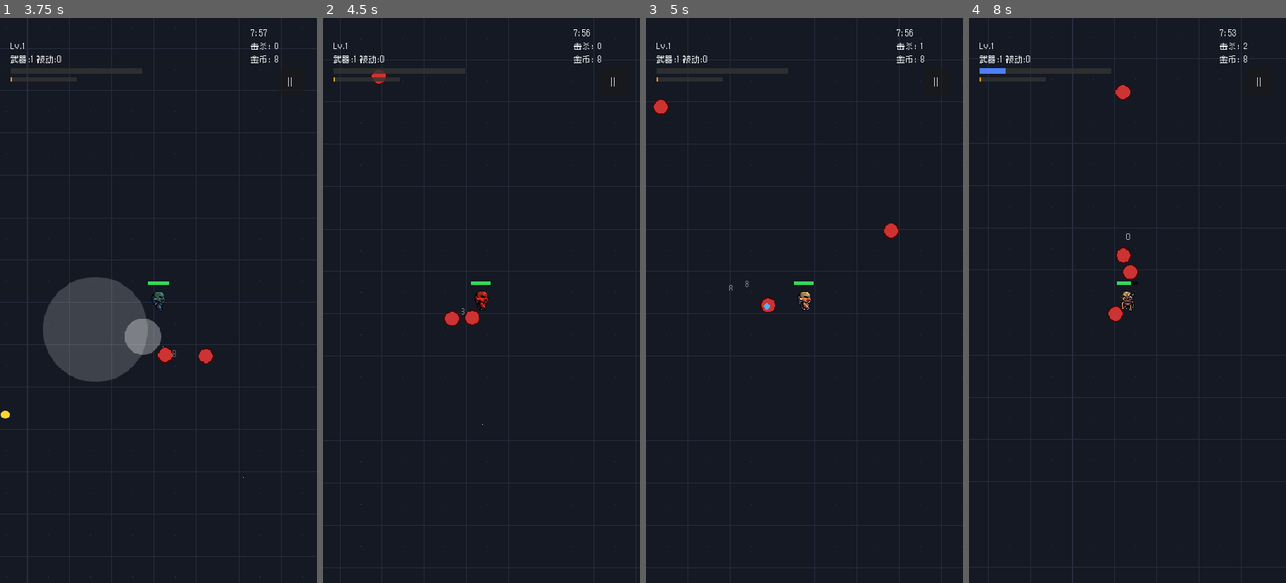
Above: before the commit, frames 1-4 (left to right).
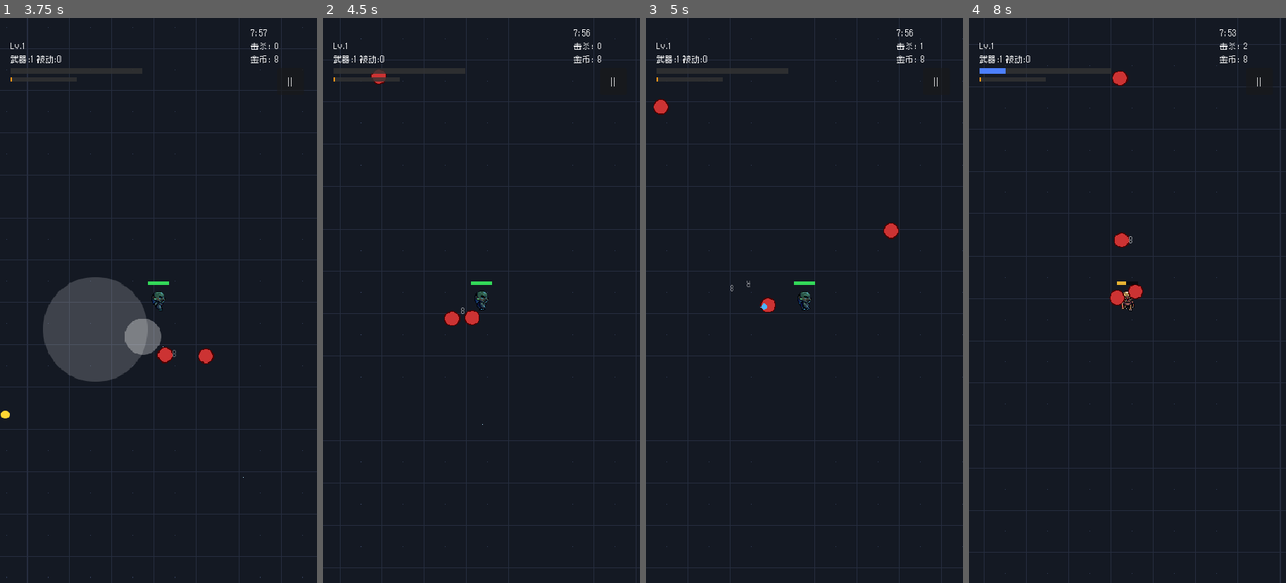
Above: after the commit, the same moments.

Repository: rare1fy/awooa-epic
Game: Godot game, scene res://scenes/main_menu/main_menu.tscn
Two runs of this game, one before a commit and one after it. Both use one fixed random seed, a clock stepped at 60 frames per second and the inputs below.
Inputs (mouse positions are in pixels of both pictures, inside the frame that each line leads up to):
- Up to frame 1 (3.75 s): click "Quick Start" at 0.5 s; click "||" at 1.25 s; click "继续" at 2 s; move the mouse to (228, 272) at 2.77 s; hold D 2.78-3.5 s; click (228, 272) at 2.92 s; drag from (95, 328) to (183, 294) at 3.52 s
- Up to frame 2 (4.5 s): move the mouse to (513, 176) at 4.27 s; hold D from 4.28 s (still down)
- Up to frame 3 (5 s): keep holding D
- Up to frame 4 (8 s): release D at 5 s; drag from (1111, 413) to (1032, 215) at 5.02 s; move the mouse to (1222, 385) at 5.77 s; hold A 5.78-6.5 s; drag from (1032, 215) to (1270, 289) at 6.52 s; move the mouse to (1143, 300) at 7.27 s; hold S from 7.28 s (still down); click (1143, 300) at 7.42 s

Frame 1 is identical in both runs. In frame 2, less than 0.1% of the frame differs, in the area x 43-54%, y 46-53%; in frame 3, 0.1%; in frame 4, 7.3%, in the area x 0-100%, y 0-100%.

Commit message:
战斗手感重构：缩小敌我碰撞体可贴脸围堵、砍掉超速冲刺怪、接触伤害x2.6(满血约4-5下死)、无敌帧0.4s

Diff:
--- a/scenes/battle/battle.gd
+++ b/scenes/battle/battle.gd
@@ -426,7 +426,7 @@
 			data.speed = 70.0
 			data.exp_drop = 3
 			data.color = Color(0.8, 0.8, 0.9, 1.0)  # 银甲白
-			data.dash_speed_mult = 3.0
+			data.dash_speed_mult = 1.7
 			data.dash_interval = 3.0
 			data.dash_duration = 0.4
 		else:
@@ -469,7 +469,7 @@
 			data.speed = 75.0
 			data.exp_drop = 4
 			data.color = Color(1.0, 0.85, 0.2, 1.0)  # 圣光金
-			data.dash_speed_mult = 3.5
+			data.dash_speed_mult = 1.8
 			data.dash_interval = 2.5
 			data.dash_duration = 0.5
 		elif roll < 0.65:
--- a/scenes/battle/enemies/enemy.gd
+++ b/scenes/battle/enemies/enemy.gd
@@ -19,6 +19,8 @@
 ## 碰撞伤害冷却
 var _damage_cooldown: float = 0.0
 const DAMAGE_INTERVAL: float = 0.5
+## 接触伤害倍率：放大贴身碰撞伤害，使玩家满血约 4~5 下被击杀（不影响远程弹道伤害）
+const CONTACT_DAMAGE_MULT: float = 2.6
 
 ## 受击闪白
 var _flash_timer: float = 0.0
@@ -38,7 +40,7 @@
 var _dash_timer: float = 0.0
 var _dash_interval: float = 3.0
 var _dash_duration: float = 0.4
-var _dash_speed_mult: float = 3.0
+var _dash_speed_mult: float = 1.7
 var _is_dashing: bool = false
 var _dash_elapsed: float = 0.0
 var _dash_direction: Vector2 = Vector2.ZERO
@@ -233,7 +235,7 @@
 		sin(_circle_angle) * _circle_radius
 	)
 	var direction := global_position.direction_to(target_pos)
-	velocity = direction * spd * 1.2
+	velocity = direction * spd * 0.9
 
 
 func _behavior_dash(delta: float, spd: float) -> void:
@@ -283,9 +285,9 @@
 
 func _check_player_collision() -> void:
 	var distance := global_position.distance_to(player_ref.global_position)
-	if distance < 32.0:
+	if distance < 22.0:
 		if player_ref.has_method("take_damage"):
-			player_ref.take_damage(damage)
+			player_ref.take_damage(damage * CONTACT_DAMAGE_MULT)
 			_damage_cooldown = DAMAGE_INTERVAL
 
 
@@ -392,7 +394,7 @@
 		child.hp = max_hp * _split_hp_ratio
 		child.max_hp = child.hp
 		child.damage = damage * 0.6
-		child.speed = speed * 1.3
+		child.speed = speed * 1.0
 		child.exp_value = maxi(exp_value / 2, 1)
 		child._is_split_child = true
 		child.behavior = EnemyData.BehaviorType.CHARGE
--- a/scenes/battle/enemies/enemy.tscn
+++ b/scenes/battle/enemies/enemy.tscn
@@ -3,7 +3,7 @@
 [ext_resource type="Script" path="res://scenes/battle/enemies/enemy.gd" id="1_script"]
 
 [sub_resource type="CircleShape2D" id="CircleShape2D_1"]
-radius = 12.0
+radius = 7.0
 
 [node name="Enemy" type="CharacterBody2D"]
 collision_layer = 2
--- a/scenes/battle/player/player.gd
+++ b/scenes/battle/player/player.gd
@@ -38,7 +38,7 @@
 
 ## 受伤无敌帧
 var _invincible_timer: float = 0.0
-const INVINCIBLE_DURATION: float = 0.15
+const INVINCIBLE_DURATION: float = 0.4
 
 ## 当前朝向（用于动画）
 var _facing: String = "south"
--- a/scenes/battle/player/player.tscn
+++ b/scenes/battle/player/player.tscn
@@ -4,7 +4,7 @@
 [ext_resource type="SpriteFrames" path="res://assets/player/player_frames.tres" id="2"]
 
 [sub_resource type="CircleShape2D" id="1"]
-radius = 14.0
+radius = 9.0
 
 [node name="Player" type="CharacterBody2D"]
 collision_layer = 1
Not shown, changed: export/web/index.html
Not shown, changed: export/web/index.pck
